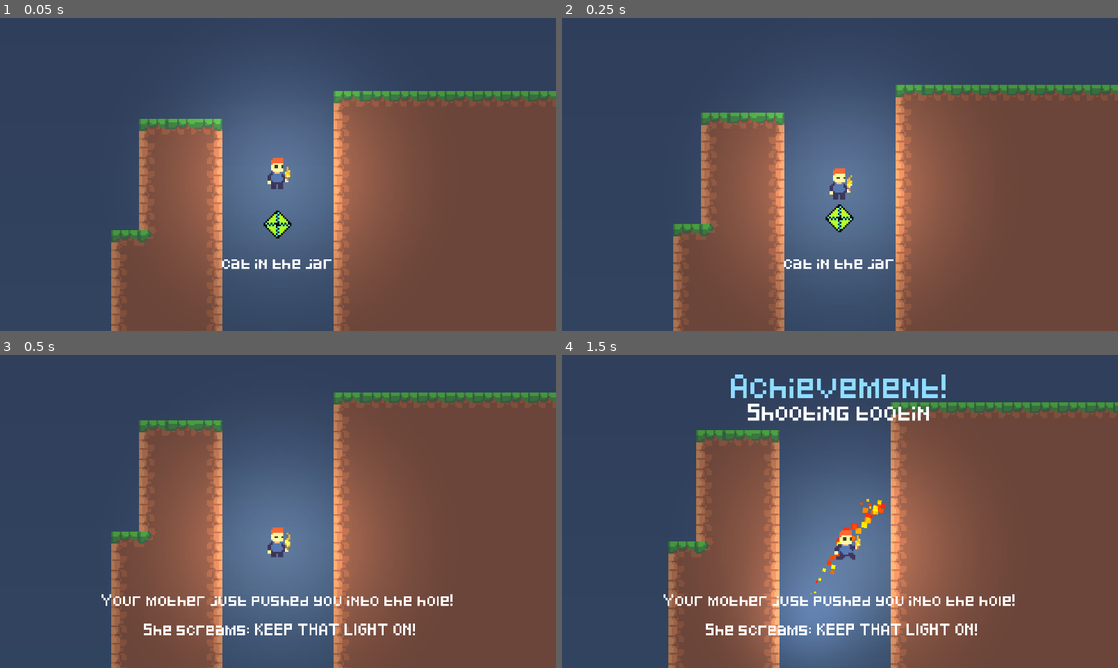
Above: before the commit, frames 1-4 (two rows, left to right).
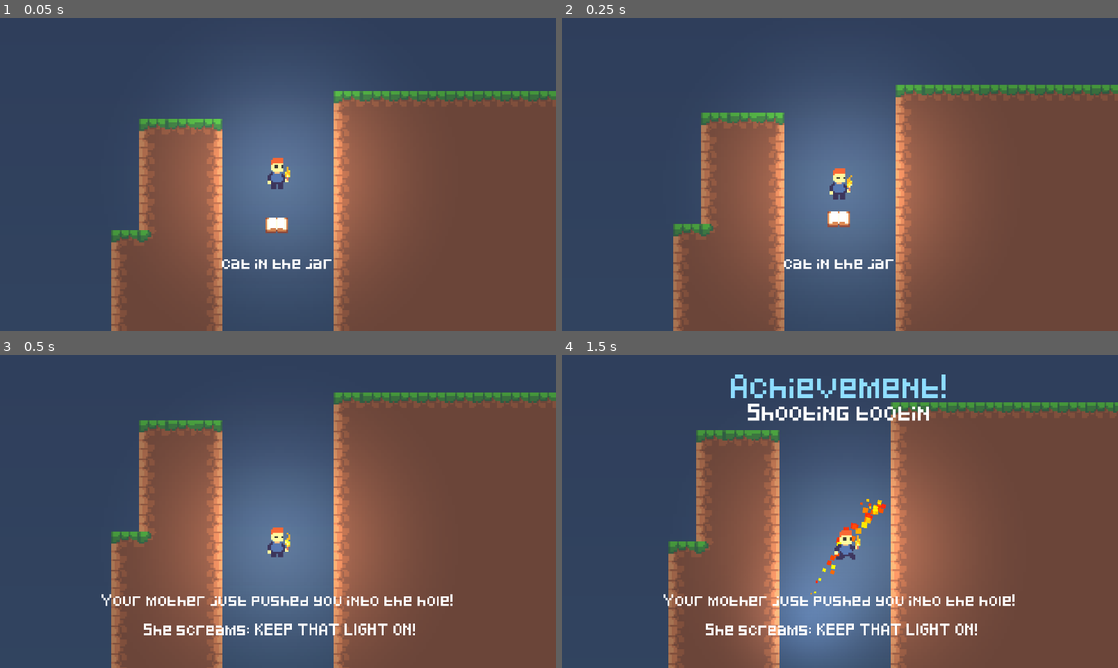
Above: after the commit, the same moments.

Repository: magnetenstad/ldjam46
Game: Godot game, scene res://Main.tscn
The game is run twice, just before and just after one commit, with the same random seed, the same clock (stepped at 60 frames per second) and the same inputs.
Inputs:
- Up to frame 1 (0.05 s): no input
- Up to frame 2 (0.25 s): no input
- Up to frame 3 (0.5 s): no input
- Up to frame 4 (1.5 s): hold R 0.53-1.28 s; hold Right (ui_right) from 0.53 s (still down); tap Space (ui_select) at 0.77 s; tap R at 1.35 s

The runs differ from the first frame. In frame 1, 0.3% of the frame differs, in the area x 47-53%, y 61-71%; in frame 2, 0.3%, in the area x 47-53%, y 59-69%; in frame 3, nothing differs; in frame 4, nothing differs.

Commit message:
Add ice, book and water droplet

Diff:
--- a/Game/Assets/tiles1.tres
+++ b/Game/Assets/tiles1.tres
@@ -87,6 +87,45 @@
 points = PoolVector2Array( 0, 0, 16, 0, 16, 16, 0, 16 )
 
 [sub_resource type="ConvexPolygonShape2D" id=29]
+points = PoolVector2Array( 0, 0, 16, 0, 16, 16, 0, 16 )
+
+[sub_resource type="ConvexPolygonShape2D" id=30]
+points = PoolVector2Array( 0, 0, 16, 0, 16, 16, 0, 16 )
+
+[sub_resource type="ConvexPolygonShape2D" id=31]
+points = PoolVector2Array( 0, 0, 16, 0, 16, 16, 0, 16 )
+
+[sub_resource type="ConvexPolygonShape2D" id=32]
+points = PoolVector2Array( 0, 0, 16, 0, 16, 16, 0, 16 )
+
+[sub_resource type="ConvexPolygonShape2D" id=33]
+points = PoolVector2Array( 0, 0, 16, 0, 16, 16, 0, 16 )
+
+[sub_resource type="ConvexPolygonShape2D" id=34]
+points = PoolVector2Array( 0, 0, 16, 0, 16, 16, 0, 16 )
+
+[sub_resource type="ConvexPolygonShape2D" id=35]
+points = PoolVector2Array( 0, 0, 16, 0, 16, 16, 0, 16 )
+
+[sub_resource type="ConvexPolygonShape2D" id=36]
+points = PoolVector2Array( 0, 0, 16, 0, 16, 16, 0, 16 )
+
+[sub_resource type="ConvexPolygonShape2D" id=37]
+points = PoolVector2Array( 0, 0, 16, 0, 16, 16, 0, 16 )
+
+[sub_resource type="ConvexPolygonShape2D" id=38]
+points = PoolVector2Array( 0, 0, 16, 0, 16, 16, 0, 16 )
+
+[sub_resource type="ConvexPolygonShape2D" id=39]
+points = PoolVector2Array( 0, 0, 16, 0, 16, 16, 0, 16 )
+
+[sub_resource type="ConvexPolygonShape2D" id=40]
+points = PoolVector2Array( 0, 0, 16, 0, 16, 16, 0, 16 )
+
+[sub_resource type="ConvexPolygonShape2D" id=41]
+points = PoolVector2Array( 0, 0, 16, 0, 16, 16, 0, 16 )
+
+[sub_resource type="ConvexPolygonShape2D" id=42]
 points = PoolVector2Array( 0, 0, 16, 0, 16, 16, 0, 16 )
 
 [resource]
@@ -422,3 +461,105 @@
 8/shape_one_way_margin = 0.0
 8/shapes = [  ]
 8/z_index = 0
+9/name = "tiles1.png 9"
+9/texture = ExtResource( 1 )
+9/tex_offset = Vector2( 0, 0 )
+9/modulate = Color( 1, 1, 1, 1 )
+9/region = Rect2( 0, 144, 80, 48 )
+9/tile_mode = 1
+9/autotile/bitmask_mode = 0
+9/autotile/bitmask_flags = [ Vector2( 0, 0 ), 69, Vector2( 0, 1 ), 65, Vector2( 0, 2 ), 321, Vector2( 1, 0 ), 5, Vector2( 1, 1 ), 325, Vector2( 1, 2 ), 320, Vector2( 2, 0 ), 261, Vector2( 2, 1 ), 260, Vector2( 2, 2 ), 324, Vector2( 3, 1 ), 256, Vector2( 3, 2 ), 4, Vector2( 4, 1 ), 64, Vector2( 4, 2 ), 1 ]
+9/autotile/icon_coordinate = Vector2( 0, 0 )
+9/autotile/tile_size = Vector2( 16, 16 )
+9/autotile/spacing = 0
+9/autotile/occluder_map = [  ]
+9/autotile/navpoly_map = [  ]
+9/autotile/priority_map = [  ]
+9/autotile/z_index_map = [  ]
+9/occluder_offset = Vector2( 0, 0 )
+9/navigation_offset = Vector2( 0, 0 )
+9/shape_offset = Vector2( 0, 0 )
+9/shape_transform = Transform2D( 1, 0, 0, 1, 0, 0 )
+9/shape = SubResource( 30 )
+9/shape_one_way = false
+9/shape_one_way_margin = 1.0
+9/shapes = [ {
+"autotile_coord": Vector2( 0, 0 ),
+"one_way": false,
+"one_way_margin": 1.0,
+"shape": SubResource( 30 ),
+"shape_transform": Transform2D( 1, 0, 0, 1, 0, 0 )
+}, {
+"autotile_coord": Vector2( 1, 0 ),
+"one_way": false,
+"one_way_margin": 1.0,
+"shape": SubResource( 31 ),
+"shape_transform": Transform2D( 1, 0, 0, 1, 0, 0 )
+}, {
+"autotile_coord": Vector2( 2, 0 ),
+"one_way": false,
+"one_way_margin": 1.0,
+"shape": SubResource( 32 ),
+"shape_transform": Transform2D( 1, 0, 0, 1, 0, 0 )
+}, {
+"autotile_coord": Vector2( 0, 1 ),
+"one_way": false,
+"one_way_margin": 1.0,
+"shape": SubResource( 33 ),
+"shape_transform": Transform2D( 1, 0, 0, 1, 0, 0 )
+}, {
+"autotile_coord": Vector2( 1, 1 ),
+"one_way": false,
+"one_way_margin": 1.0,
+"shape": SubResource( 34 ),
+"shape_transform": Transform2D( 1, 0, 0, 1, 0, 0 )
+}, {
+"autotile_coord": Vector2( 2, 1 ),
+"one_way": false,
+"one_way_margin": 1.0,
+"shape": SubResource( 35 ),
+"shape_transform": Transform2D( 1, 0, 0, 1, 0, 0 )
+}, {
+"autotile_coord": Vector2( 3, 1 ),
+"one_way": false,
+"one_way_margin": 1.0,
+"shape": SubResource( 36 ),
+"shape_transform": Transform2D( 1, 0, 0, 1, 0, 0 )
+}, {
+"autotile_coord": Vector2( 4, 1 ),
+"one_way": false,
+"one_way_margin": 1.0,
+"shape": SubResource( 37 ),
+"shape_transform": Transform2D( 1, 0, 0, 1, 0, 0 )
+}, {
+"autotile_coord": Vector2( 0, 2 ),
+"one_way": false,
+"one_way_margin": 1.0,
+"shape": SubResource( 38 ),
+"shape_transform": Transform2D( 1, 0, 0, 1, 0, 0 )
+}, {
+"autotile_coord": Vector2( 1, 2 ),
+"one_way": false,
+"one_way_margin": 1.0,
+"shape": SubResource( 39 ),
+"shape_transform": Transform2D( 1, 0, 0, 1, 0, 0 )
+}, {
+"autotile_coord": Vector2( 2, 2 ),
+"one_way": false,
+"one_way_margin": 1.0,
+"shape": SubResource( 40 ),
+"shape_transform": Transform2D( 1, 0, 0, 1, 0, 0 )
+}, {
+"autotile_coord": Vector2( 3, 2 ),
+"one_way": false,
+"one_way_margin": 1.0,
+"shape": SubResource( 41 ),
+"shape_transform": Transform2D( 1, 0, 0, 1, 0, 0 )
+}, {
+"autotile_coord": Vector2( 4, 2 ),
+"one_way": false,
+"one_way_margin": 1.0,
+"shape": SubResource( 42 ),
+"shape_transform": Transform2D( 1, 0, 0, 1, 0, 0 )
+} ]
+9/z_index = 0
Binary file changed: Game/Assets/emerald.png
Binary file changed: Game/Assets/tiles1.aseprite
Binary file changed: Game/Assets/tiles1.png
Not shown: 1 places in Game/Assets/tiles1.tres that only renumber resources
Binary file changed: Game/Assets/water_droplet.png
Binary file changed: Game/Assets/water_source.png
